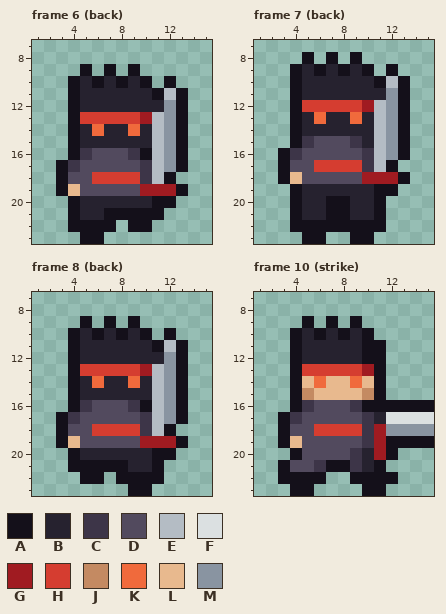
Pixel-art file: art/bodies/demonic.aseprite. This is how it looked before the edit.
16x24 pixels, 42 frames. Colours within 5 levels of each other are drawn and written as one. Shown: frame 6 (back): x 1..15, y 7..23; frame 7 (back): x 1..15, y 7..23; frame 8 (back): x 1..15, y 7..23; frame 10 (strike): x 1..15, y 7..23. The commit also changed other frames, which this record leaves out.
Palette (. is transparent): A #14101a  B #26222f  C #3d3548  D #524a5e  E #b4bcc4  F #dbe0e1  G #a01b21  H #d53d30  J #c48a62  K #f06a3c  L #e8b98e  M #8994a1
New version:
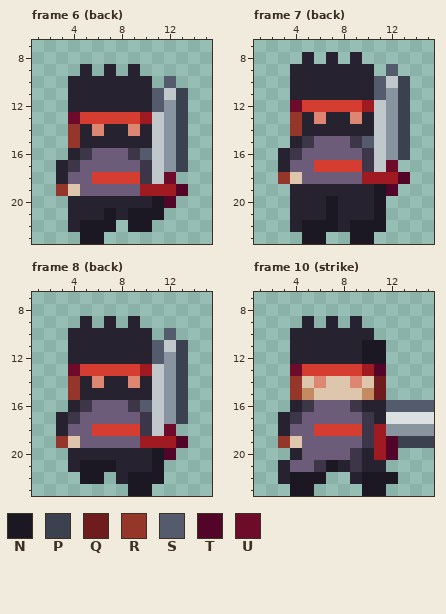
Colours new in this view: N #1b1823  P #3c414f  Q #6e1c1d  R #94372a  S #545b6d  T #520529  U #6e0b2b
Edits made:
Colour D changes from #524a5e to #6c5c79.
Colour E changes from #b4bcc4 to #c0c8cb.
Colour K changes from #f06a3c to #dd8672.
Colour L changes from #e8b98e to #ddc6ac.
Frame 6 (back):
Colour A becomes colour B in row 9 at x 5, 7 and 9; in row 10 at x 4, 6, 8 and 10; in rows 11 to 12 at x 4; in row 16 at x 4; in rows 17 to 18 at x 3; in row 20 at x 4.
Colour A becomes colour B in row 21 at x 4 and 8; in row 22 at x 4.
Colour A becomes colour N in row 20 at x 11; in row 21 at x 7 and 9 to 11; in row 22 at x 5 to 7 and 9 to 10; in row 23 at x 5 to 6.
Colour A becomes colour P in rows 11 to 17 at x 13.
Colour A becomes colour R in rows 14 to 15 at x 4; in row 19 at x 3.
Colour A becomes colour S in row 10 at x 12; in row 11 at x 11; in row 16 at x 10.
Colour B becomes colour S in row 12 at x 11.
Colour A becomes colour T in row 19 at x 13; in row 20 at x 12.
Colour A becomes colour U in row 13 at x 4; in row 18 at x 12.
Frame 7 (back):
Colour A becomes colour B in row 8 at x 5, 7 and 9; in row 9 at x 4, 6, 8 and 10; in rows 10 to 11 at x 4; in row 15 at x 4; in rows 16 to 17 at x 3; in row 19 at x 4.
Colour A becomes colour B in rows 20 to 22 at x 4 and 8.
Colour A becomes colour N in row 19 at x 11; in rows 20 to 21 at x 7 and 11; in row 22 at x 5 to 7 and 9 to 11; in row 23 at x 5 to 6 and 9 to 10.
Colour A becomes colour P in rows 10 to 16 at x 13.
Colour A becomes colour R in rows 13 to 14 at x 4; in row 18 at x 3.
Colour A becomes colour S in row 9 at x 12; in row 10 at x 11.
Colour B becomes colour S in row 11 at x 11; in row 15 at x 10.
Colour A becomes colour T in row 18 at x 13; in row 19 at x 12.
Colour A becomes colour U in row 12 at x 4; in row 17 at x 12.
Frame 8 (back):
Colour A becomes colour B in row 9 at x 5, 7 and 9; in row 10 at x 4, 6, 8 and 10; in rows 11 to 12 at x 4; in row 16 at x 4; in rows 17 to 18 at x 3; in row 20 at x 4.
Colour A becomes colour B in row 21 at x 4 and 8; in row 22 at x 8.
Colour A becomes colour N in row 20 at x 11; in row 21 at x 5 to 7 and 11; in row 22 at x 5 to 6 and 9 to 11; in row 23 at x 9 to 10.
Colour A becomes colour P in rows 11 to 17 at x 13.
Colour A becomes colour R in rows 14 to 15 at x 4; in row 19 at x 3.
Colour A becomes colour S in row 10 at x 12; in row 11 at x 11; in row 16 at x 10.
Colour B becomes colour S in row 12 at x 11.
Colour A becomes colour T in row 19 at x 13; in row 20 at x 12.
Colour A becomes colour U in row 13 at x 4; in row 18 at x 12.
Frame 10 (strike):
Colour A becomes colour B in row 9 at x 5, 7 and 9; in row 10 at x 4, 6, 8 and 10; in rows 11 to 12 at x 4; in row 16 at x 4 and 10 to 11; in rows 17 to 18 at x 3; in row 20 at x 4.
Colour A becomes colour B in row 21 at x 3, 8 and 11; in row 22 at x 3 and 9.
Colour A becomes colour N in rows 11 to 12 at x 10 to 11; in row 21 at x 7; in row 22 at x 4 to 6 and 10 to 12; in row 23 at x 4 to 5 and 10 to 11.
Colour A becomes colour P in row 19 at x 13 to 15.
Colour A becomes colour Q in rows 14 to 15 at x 11.
Colour A becomes colour R in rows 14 to 15 at x 4; in row 19 at x 3.
Colour A becomes colour S in row 16 at x 12 to 15.
Colour A becomes colour T in row 13 at x 11; in rows 19 to 20 at x 12.
Colour A becomes colour U in row 13 at x 4.
Boxes around the changes in both pictures, in picture pixels (x1, y1, x2, y2):
changed: (56, 64, 188, 244)
changed: (278, 52, 410, 244)
changed: (56, 316, 188, 496)
changed: (278, 316, 434, 496)
